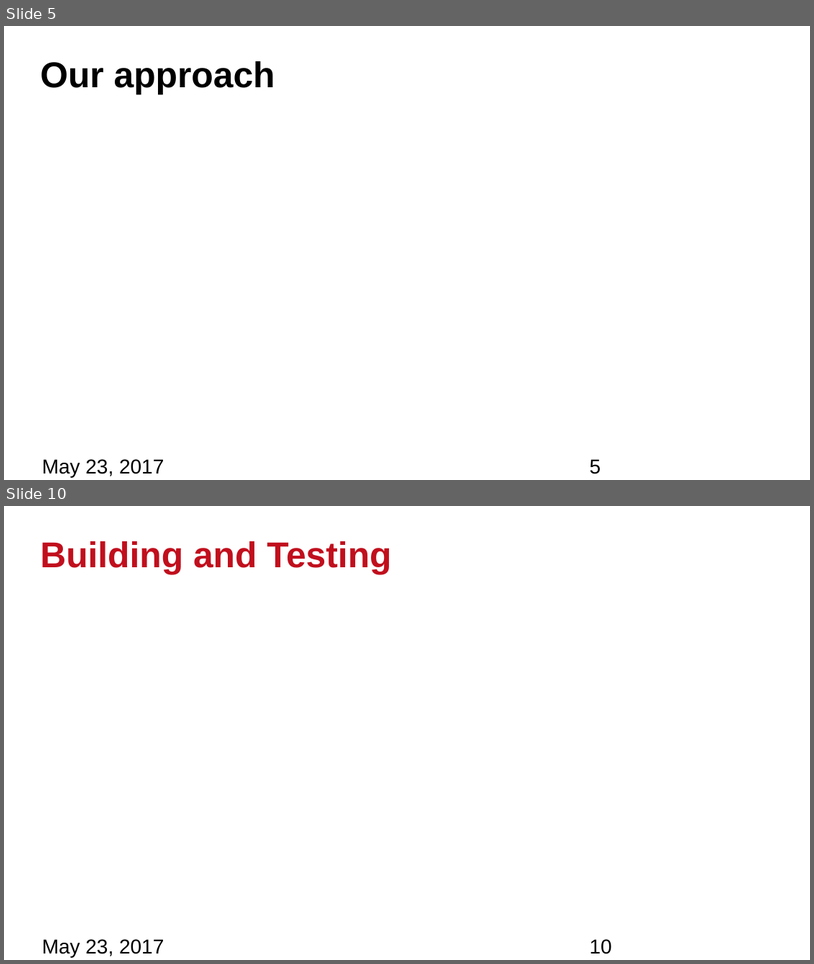
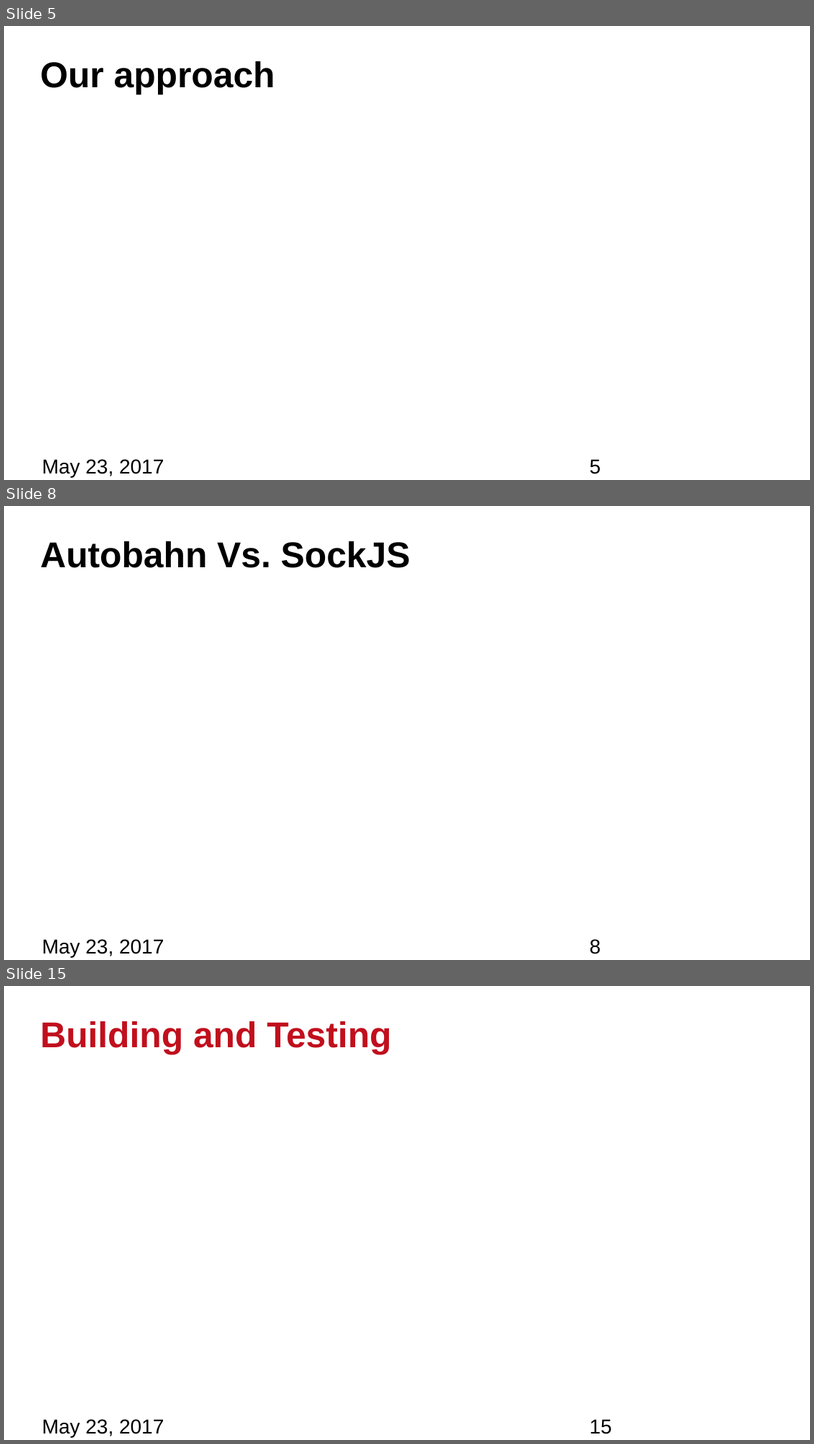
Before and after one commit to bhoang8855/JPL--FInal-Presentation, a slide deck: JPLFinalPresentation.pptx. Shown one above the other, each under a label of ours: slides 5 and 10 before the commit, slides 5, 8 and 15 after it; the slides between them are not shown. The pictures are 814x964 and 814x1444 pixels, drawn with LibreOffice and Linux fonts; fonts in the diff are those of the drawing; background and template pictures are left out. Boxes give left, top, right and bottom in pixels: in the first picture for what was removed or moved away, otherwise in the second. Text is boxed around its words. In the diff, an @@ line names an element or a change of style, - is before the commit and + after.

```diff
--- a/JPLFinalPresentation.pptx
+++ b/JPLFinalPresentation.pptx
@@ slide 8 added at [4, 506, 810, 960], background #FFFFFF @@
@@ title added at [40, 541, 411, 568], 32 pt, text #000000, bold @@
+Autobahn Vs. SockJS
@@ text added at [42, 939, 164, 957], 18 pt, text #000000 @@
+May 23, 2017
@@ page number added at [590, 939, 602, 954], 18 pt, text #000000 @@
+8
@@ what was slide 10 is now slide 15 @@
@@ page number at [590, 1419, 612, 1434]: text changed @@
-10
+15
```
Also in this commit, not shown: 5 slides changed, 4 other slides added.
